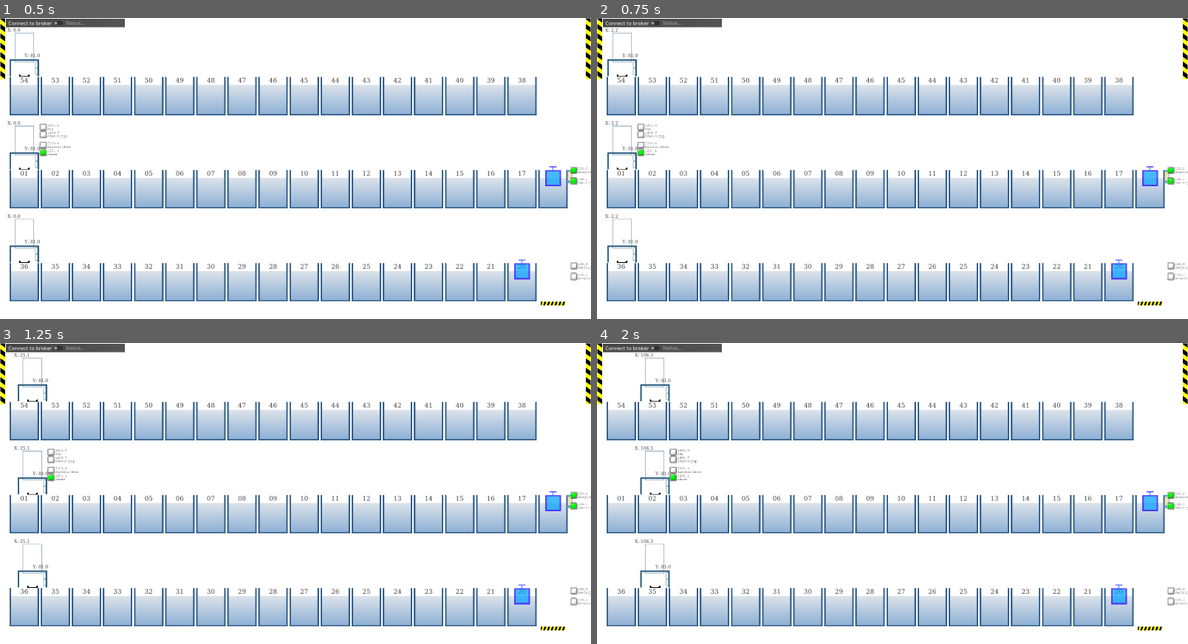
Above: before the commit, frames 1-4 (two rows, left to right).
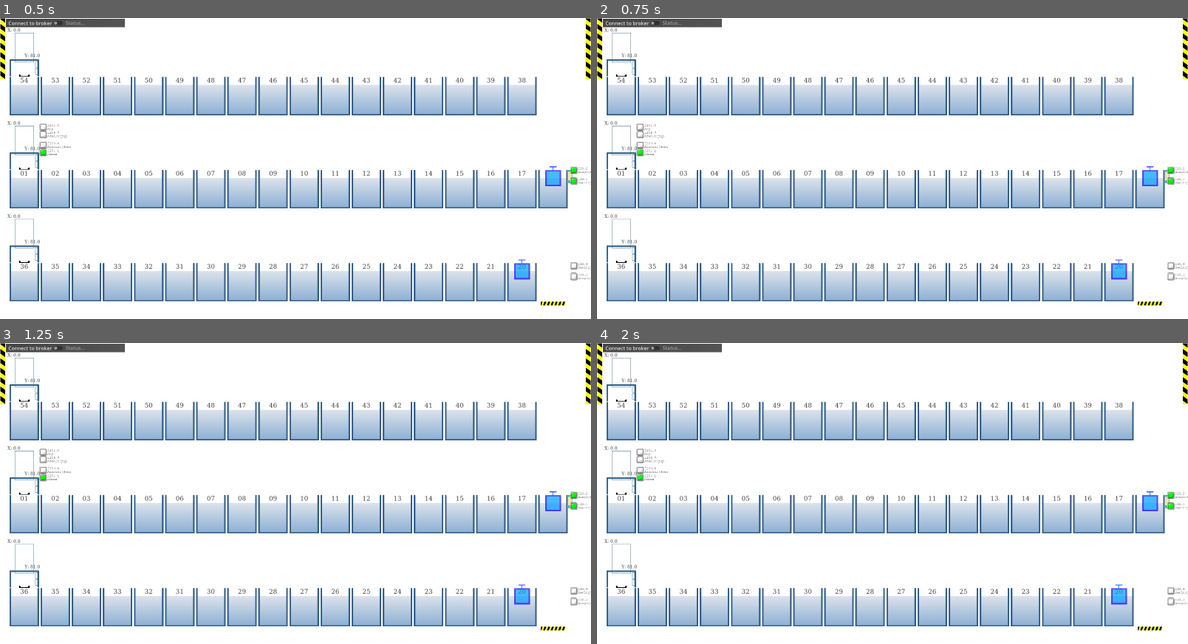
Above: after the commit, the same moments.

Repository: ravender83/AnodaSim
Game: Godot game, scene res://main.tscn
Two runs of this game, one before a commit and one after it. Both use one fixed random seed, a clock stepped at 60 frames per second and the inputs below.
Inputs:
- Up to frame 1 (0.5 s): no input
- Up to frame 2 (0.75 s): tap Enter (ui_accept) at 0.5 s; hold D (ui_right) from 0.53 s (still down)
- Up to frame 3 (1.25 s): keep holding D (ui_right); tap Enter (ui_accept) at 0.77 s
- Up to frame 4 (2 s): keep holding D (ui_right); tap Enter (ui_accept) at 1.52 s

Frame 1 is identical in both runs. In frame 2, 0.6% of the frame differs, in the area x 1-13%, y 3-82%; in frame 3, 0.9%; in frame 4, 1.3%, in the area x 1-18%, y 3-82%.

Commit message:
Ruch dzwigu A w poziomie

Diff:
--- a/main.gd
+++ b/main.gd
@@ -1,12 +1,18 @@
 extends Node2D
 
-var topics = ["PLC", "TR_OUT", "A", "B", "C"]
+var topics = ["PLC", "TR_OUT", "A_OUT", "B_OUT", "C_OUT"]
 var time_passed : float = 0.0
 const TIME_INTERVAL : float = 0.2
 
 signal TR_speed
 signal TR_ramp
 signal TR_stop
+signal AX_speed
+signal AX_ramp
+signal AX_stop
+signal AY_speed
+signal AY_ramp
+signal AY_stop
 
 var boolean = {
 	"false": false,
@@ -54,6 +60,10 @@
 
 			for key in tagi:
 				_on_publish(get_node(str('%' + key)))
+			$MQTT.publish('A_IN/AX_SPEED', str($Dzwigi/DzwigA_1_18/PlayerX.velocity.x), false, 0)
+			$MQTT.publish('A_IN/AX_POSITION', str($Dzwigi/DzwigA_1_18/PlayerX.position.x), false, 0)
+			$MQTT.publish('A_IN/AY_SPEED', str($Dzwigi/DzwigA_1_18/PlayerY.velocity.y), false, 0)
+			#$MQTT.publish('A_IN/AY_POSITION', str($Dzwigi/DzwigA_1_18/PlayerY.position.y), false, 0)
 		time_passed = 0.0
 
 
@@ -86,6 +96,14 @@
 				emit_signal("TR_ramp", message)
 			if top[1] == "STOP":
 				emit_signal("TR_stop", boolean[message])
+
+		if top[0] == "A_OUT":
+			if top[1] == "AX_SPEED":
+				emit_signal("AX_speed", message)
+			if top[1] == "AX_RAMP":
+				emit_signal("AX_ramp", message)
+			if top[1] == "AX_STOP":
+				emit_signal("AX_stop", boolean[message])
 	else:
 		print("Nieznany topic: %s" % [top[0]])
 	pass
--- a/main.tscn
+++ b/main.tscn
@@ -428,6 +428,12 @@
 position = Vector2(-6, 22)
 shape = SubResource("RectangleShape2D_yc7a6")
 
+[connection signal="AX_ramp" from="." to="Dzwigi/DzwigA_1_18/PlayerX" method="_on_main_ax_ramp"]
+[connection signal="AX_speed" from="." to="Dzwigi/DzwigA_1_18/PlayerX" method="_on_main_ax_speed"]
+[connection signal="AX_stop" from="." to="Dzwigi/DzwigA_1_18/PlayerX" method="_on_main_ax_stop"]
+[connection signal="AY_ramp" from="." to="Dzwigi/DzwigA_1_18/PlayerY" method="_on_main_ay_ramp"]
+[connection signal="AY_speed" from="." to="Dzwigi/DzwigA_1_18/PlayerY" method="_on_main_ay_speed"]
+[connection signal="AY_stop" from="." to="Dzwigi/DzwigA_1_18/PlayerY" method="_on_main_ay_stop"]
 [connection signal="TR_ramp" from="." to="Wanny/wanna" method="_on_main_tr_ramp"]
 [connection signal="TR_speed" from="." to="Wanny/wanna" method="_on_main_tr_speed"]
 [connection signal="TR_stop" from="." to="Wanny/wanna" method="_on_main_tr_stop"]
--- a/scenes/dzwig/playerX.gd
+++ b/scenes/dzwig/playerX.gd
@@ -1,9 +1,12 @@
 extends CharacterBody2D
 
 
-const speed = 300.0
-const acc = 100
+var speed = 50.0
+var acc = 200
 var collision
+var kierunek = 0
+var stop = false
+
 
 func _process(delta):
 	$labPozycja.text = "X: %.1f" % position.x
@@ -12,7 +15,11 @@
 func _physics_process(delta):
 	var input = Vector2.ZERO
 	if $"../PlayerY".velocity.y == 0 and not $"../PlayerY".collision:
-		input = Vector2(Input.get_axis("ui_left", "ui_right"), 0).normalized()
+		#input = Vector2(Input.get_axis("ui_left", "ui_right"), 0).normalized()
+		if stop:
+			input.x = kierunek
+		else:
+			input.x = 0
 
 		if input.x != 0:
 			velocity.x += input.x * acc * delta
@@ -33,3 +40,21 @@
 		var collider = collision.get_collider()
 		#if collider is StaticBody2D:
 		#	collider.move_and_collide(velocity * delta)
+
+func _on_main_ax_speed(_speed):
+	speed = floor(int(_speed) / 150)
+	if speed < 0:
+		kierunek = 1
+	if speed == 0:
+		kierunek = 0
+	if speed > 0:
+		kierunek = -1
+	speed = abs(speed)
+
+
+func _on_main_ax_ramp(_ramp):
+	acc = abs(floor(int(_ramp) / 20))
+
+
+func _on_main_ax_stop(_stop):
+	stop = _stop
--- a/scenes/dzwig/playerY.gd
+++ b/scenes/dzwig/playerY.gd
@@ -1,8 +1,10 @@
 extends CharacterBody2D
 
-const speed = 300.0
-const acc = 100
+var speed = 6.0
+var acc = 100
 var collision
+var kierunek = 0
+var stop = false
 
 func _process(delta):
 	$labPozycja.text = "Y: %.1f" % position.y
@@ -10,7 +12,11 @@
 func _physics_process(delta):
 	var input = Vector2.ZERO
 	if $"../PlayerX".velocity.x == 0  and not $"../PlayerX".collision:
-		input = Vector2(0, Input.get_axis("ui_up", "ui_down")).normalized()
+		#input = Vector2(0, Input.get_axis("ui_up", "ui_down")).normalized()
+		if stop:
+			input.y = kierunek
+		else:
+			input.y = 0
 
 		if input.y != 0:
 			velocity.y += input.y * acc * delta
@@ -32,3 +38,22 @@
 		var collider = collision.get_collider()
 		#if collider is CharacterBody2D:
 			#collider.move_and_collide(velocity * delta)
+
+
+func _on_main_ay_speed(_speed):
+	speed = floor(int(_speed) / 2000)
+	if speed < 0:
+		kierunek = 1
+	if speed == 0:
+		kierunek = 0
+	if speed > 0:
+		kierunek = -1
+	speed = abs(speed)
+
+
+func _on_main_ay_ramp(_ramp):
+	acc = abs(floor(int(_ramp) / 10))
+
+
+func _on_main_ay_stop(_stop):
+	stop = _stop
